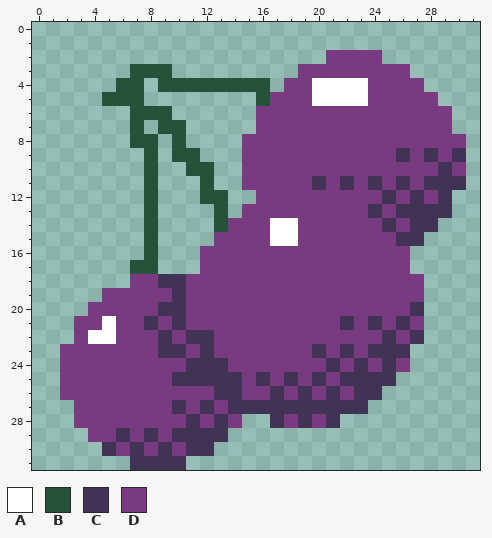
Pixel-art file -- Items/Collectables/Icons/grapeshot.aseprite. The picture above was drawn from the file before the commit.
32x32 pixels, 1 frame.
Visible layers, top first: "Layer 4", "Layer 2", "Layer 1", "Layer 3".
Palette (. is transparent): A #ffffff  B #24523b  C #403353  D #793a80
Pixels before, first column x 2:
 2 ...................DDDD......
 3 .....BBB.........DDDDDDDD....
 4 ....BB.BBBBBBBB.DDAAAADDDD...
 5 ...BBB........BDDDAAAADDDDD..
 6 .....BBB......DDDDDDDDDDDDDD.
 7 .....B.BB.....DDDDDDDDDDDDDD.
 8 .....BB.B....DDDDDDDDDDDDDDDD
 9 ......B.BB...DDDDDDDDDDDCDCDC
10 ......B..BB..DDDDDDDDDDDDDDCD
11 ......B...B..DDDDDCDCDCDCDCCC
12 ......B...BB..DDDDDDDDDCDCDC.
13 ......B....B.DDDDDDDDDCDCCCC.
14 ......B....BDDDAADDDDDDCDCC..
15 ......B....DDDDAADDDDDDDCC...
16 ......B...DDDDDDDDDDDDDDD....
17 .....BB...DDDDDDDDDDDDDDD....
18 .....DDCCDDDDDDDDDDDDDDDDD...
19 ...DDDDDCDDDDDDDDDDDDDDDDD...
20 ..DDDDDCCDDDDDDDDDDDDDDDDC...
21 .DDADDCDCDDDDDDDDDDDCDCDCD...
22 .DAADDDCDCCDDDDDDDDDDDDCDC...
23 DDDDDDDCCDCDDDDDDDCDCDCCC....
24 DDDDDDDDDCCCDDDDDDDCDCDCD....
25 DDDDDDDDCCCCCDCDCDCDCCCC.....
26 DDDDDDDDDDDCCDDCDCDCDCC......
27 .DDDDDDDCDCDCCCCCCCCCC.......
28 .DDDDDDDDCDCD..CDCDC.........
29 ..DDCDCDCCCC.................
30 ...CDCDCDCC..................
31 .....CCCC....................
And afterwards:
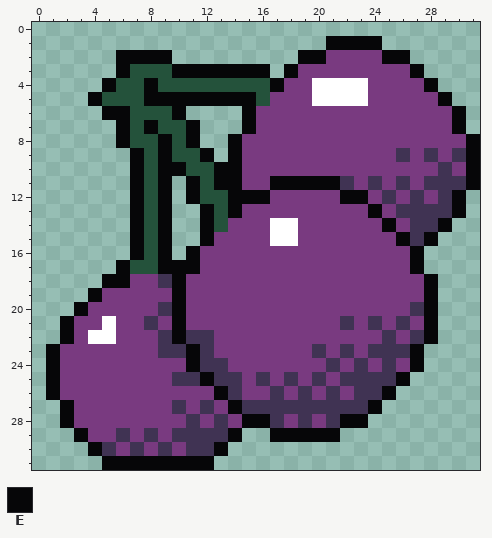
Colours new in this view: E #060608
The exact change:
y 1: x 21..24 .... -> EEEE
y 2: x 6..9 .... -> EEEE; x 19..20 .. -> EE; x 25..26 .. -> EE
y 3: x 6 . -> E; x 10..16 ....... -> EEEEEEE; x 18 . -> E; x 27 . -> E
y 4: x 5 . -> E; x 8 . -> E; x 17 . -> E; x 28 . -> E
y 5: x 4 . -> E; x 8..15 ........ -> EEEEEEEE; x 29 . -> E
y 6: x 5..6 .. -> EE; x 10 . -> E; x 15 . -> E; x 30 . -> E
y 7: x 6 . -> E; x 8 . -> E; x 11 . -> E; x 15 . -> E; x 30 . -> E
y 8: x 6 . -> E; x 9 . -> E; x 11 . -> E; x 14 . -> E; x 31 . -> E
y 9: x 7 . -> E; x 9 . -> E; x 12 . -> E; x 14 . -> E; x 31 . -> E
y 10: x 7 . -> E; x 9..10 .. -> EE; x 13..14 .. -> EE; x 31 . -> E
y 11: x 7 . -> E; x 9 . -> E; x 11 . -> E; x 13..14 .. -> EE; x 17..21 DDDCD -> EEEEE; x 31 . -> E
y 12: x 7 . -> E; x 9 . -> E; x 11 . -> E; x 14..16 ..D -> EEE; x 22..23 DD -> EE; x 30 . -> E
y 13: x 7 . -> E; x 9 . -> E; x 12 . -> E; x 14 . -> E; x 24 C -> E; x 30 . -> E
y 14: x 7 . -> E; x 9 . -> E; x 12 . -> E; x 25 C -> E; x 29 . -> E
y 15: x 7 . -> E; x 9 . -> E; x 12 . -> E; x 26 C -> E; x 28 . -> E
y 16: x 7 . -> E; x 9 . -> E; x 11 . -> E; x 27 . -> E
y 17: x 6 . -> E; x 9..11 ... -> EEE; x 27 . -> E
y 18: x 5..6 .. -> EE; x 10 C -> E; x 28 . -> E
y 19: x 4 . -> E; x 10 C -> E; x 28 . -> E
y 20: x 3 . -> E; x 10 C -> E; x 28 . -> E
y 21: x 2 . -> E; x 10 C -> E; x 28 . -> E
y 22: x 2 . -> E; x 10 D -> E; x 28 . -> E
y 23: x 1 . -> E; x 11 D -> E; x 27 . -> E
y 24: x 1 . -> E; x 11 C -> E; x 27 . -> E
y 25: x 1 . -> E; x 12 C -> E; x 26 . -> E
y 26: x 1 . -> E; x 13 C -> E; x 25 . -> E
y 27: x 2 . -> E; x 14 C -> E; x 24 . -> E
y 28: x 2 . -> E; x 15..16 .. -> EE; x 22..23 .. -> EE
y 29: x 3 . -> E; x 14 . -> E; x 17..21 ..... -> EEEEE
y 30: x 4 . -> E; x 13 . -> E
y 31: x 5..12 ..CCCC.. -> EEEEEEEE
Boxes around the changes in both pictures, in picture pixels (x1, y1, x2, y2):
changed: (46, 36, 480, 470)
